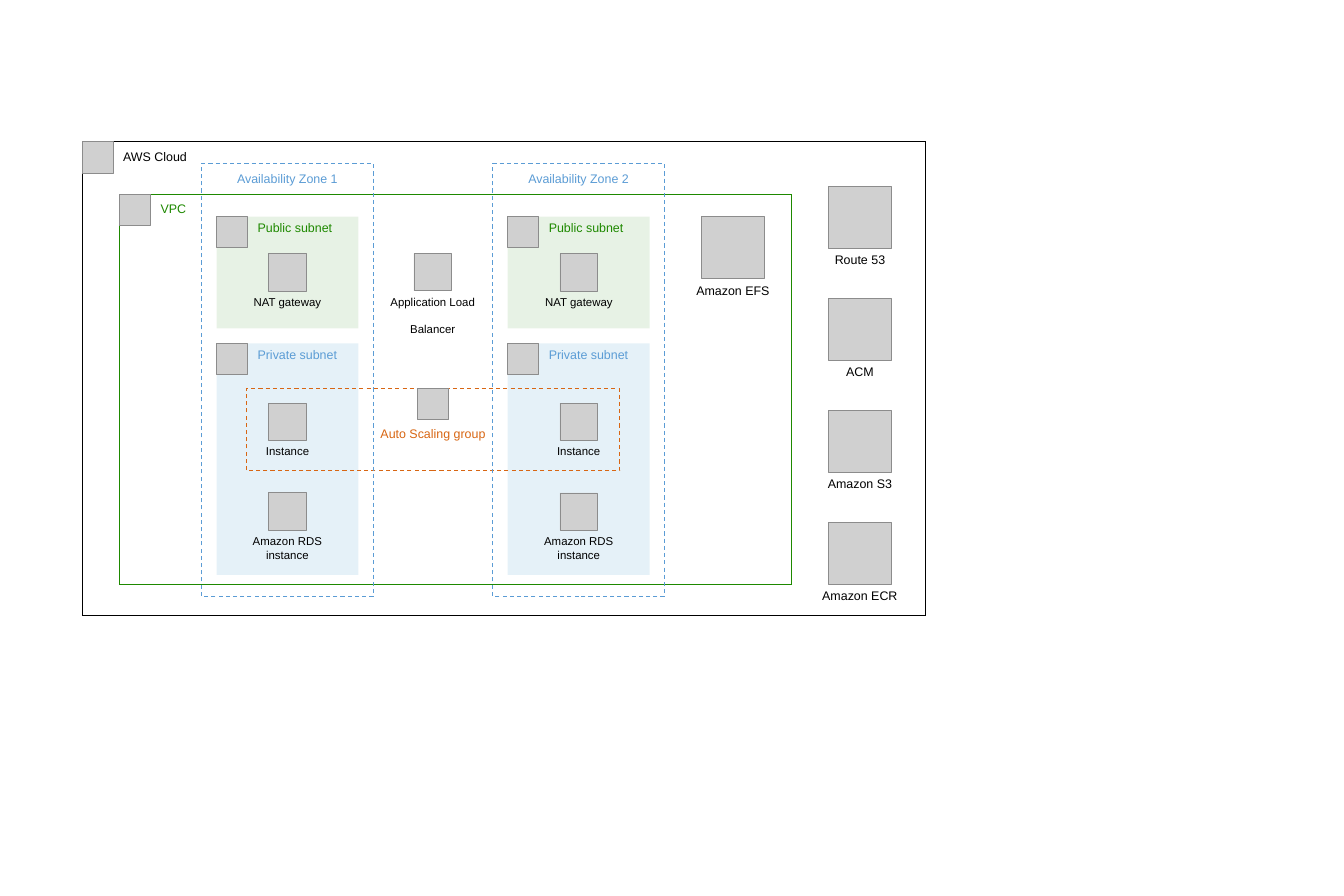
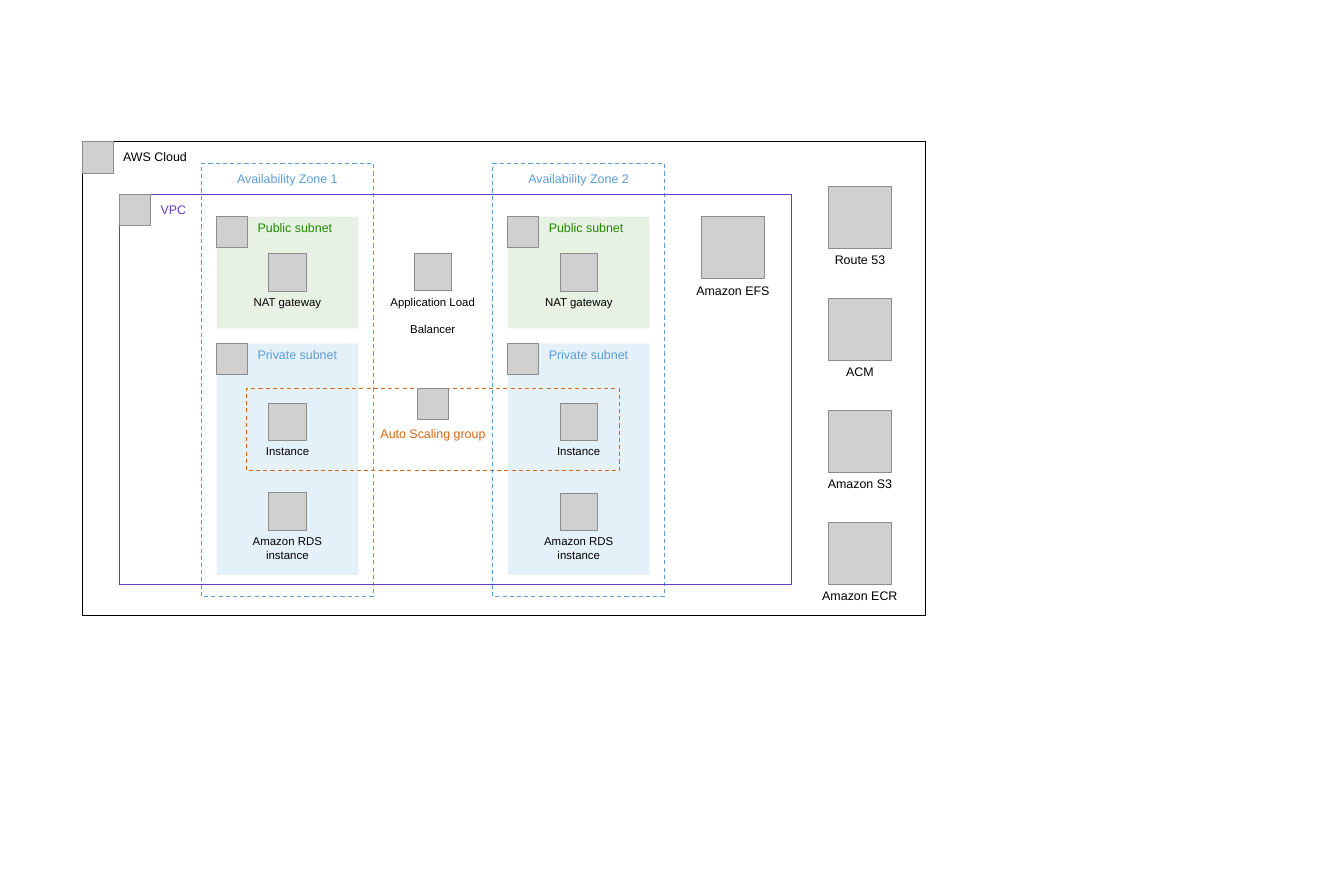
Before and after one commit to aws-quickstart/quickstart-examples, a slide deck: slide 1 of doc/three-tier-architecture-examples/crest-infosolutions-cloudmeet-architecture-diagram.pptx. Drawn at 1344x896 pixels with LibreOffice and Linux fonts; fonts in the diff are those of the drawing; grey boxes stand for pictures. Boxes give left, top, right and bottom in pixels: in the first picture for what was removed or moved away, otherwise in the second. Text is boxed around its words. In the diff, an @@ line names an element or a change of style, - is before the commit and + after.

```diff
--- a/doc/three-tier-architecture-examples/crest-infosolutions-cloudmeet-architecture-diagram.pptx
+++ b/doc/three-tier-architecture-examples/crest-infosolutions-cloudmeet-architecture-diagram.pptx
@@ rectangle "VPC" at (119, 194, 791, 585): text colour #1E8900 to #693BC5; outline #1E8900 1 pt to #693BC5 1 pt @@
```
Also in this commit, not shown: 1 other file.
